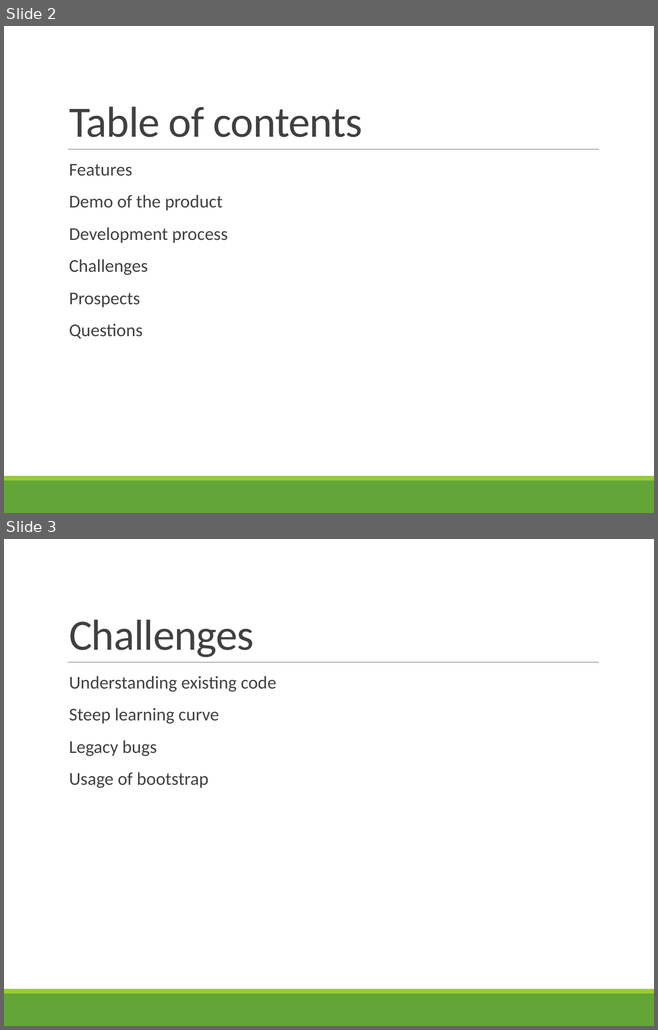
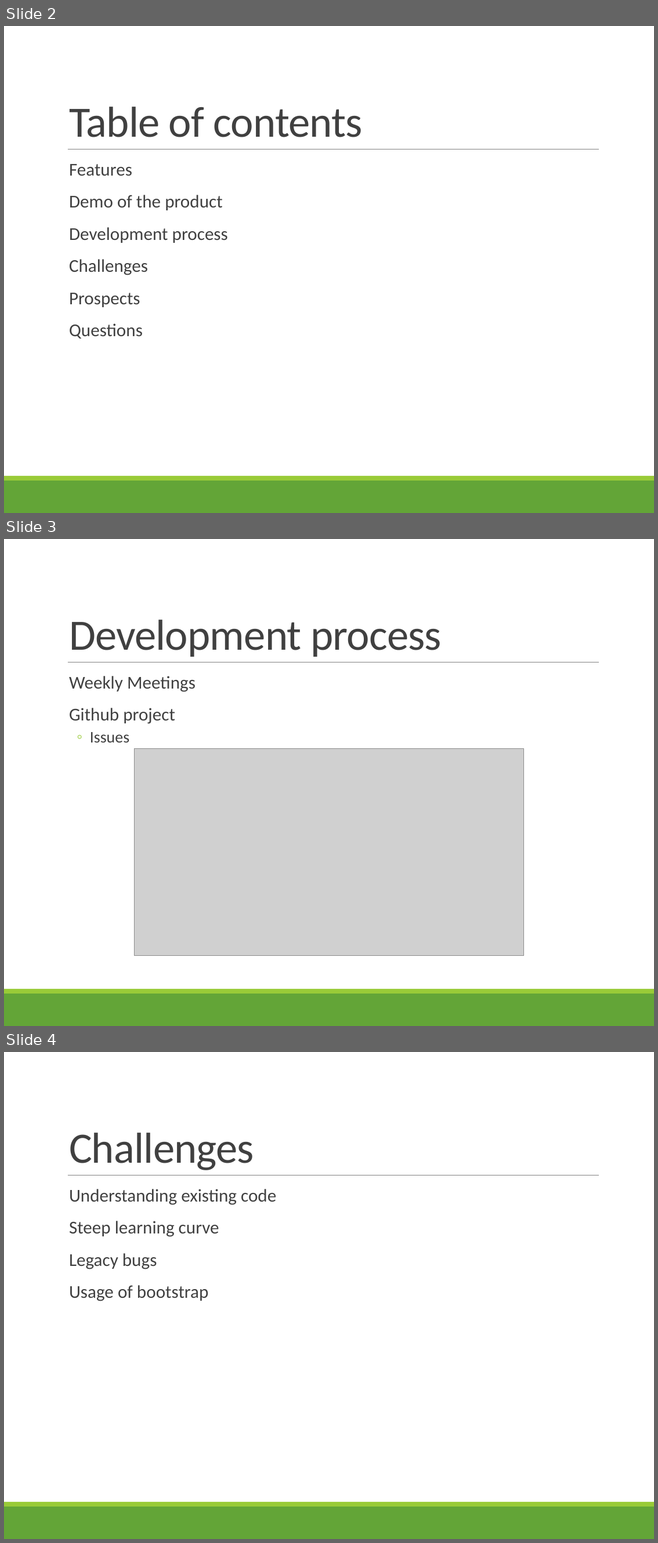
Before and after one commit to scg-unibe-ch/ese2016-team3, a slide deck: presentation/presentation.pptx. Shown one above the other, each under a label of ours: slides 2 and 3 before the commit, slides 2, 3 and 4 after it. The pictures are 658x1030 and 658x1543 pixels, drawn with LibreOffice and Linux fonts; fonts in the diff are those of the drawing; grey boxes stand for pictures. Boxes give left, top, right and bottom in pixels: in the first picture for what was removed or moved away, otherwise in the second. Text is boxed around its words. In the diff, an @@ line names an element or a change of style, - is before the commit and + after.

Commit message:
presentation erweitert

```diff
--- a/presentation/presentation.pptx
+++ b/presentation/presentation.pptx
@@ slide 3 added at <box>4,539,654,1026</box>, background #FFFFFF; not listed: 3 template elements that a slide beside it also shows @@
@@ title added at <box>69,620,441,657</box>, 48 pt, text #404040 @@
+Development process
@@ text added at <box>69,676,195,743</box>, 20 pt, text #404040 @@
+  Weekly Meetings
+  Github project
+  ◦ Issues
@@ picture added at <box>134,749,524,956</box> @@
@@ what was slide 3 is now slide 4 @@
```
